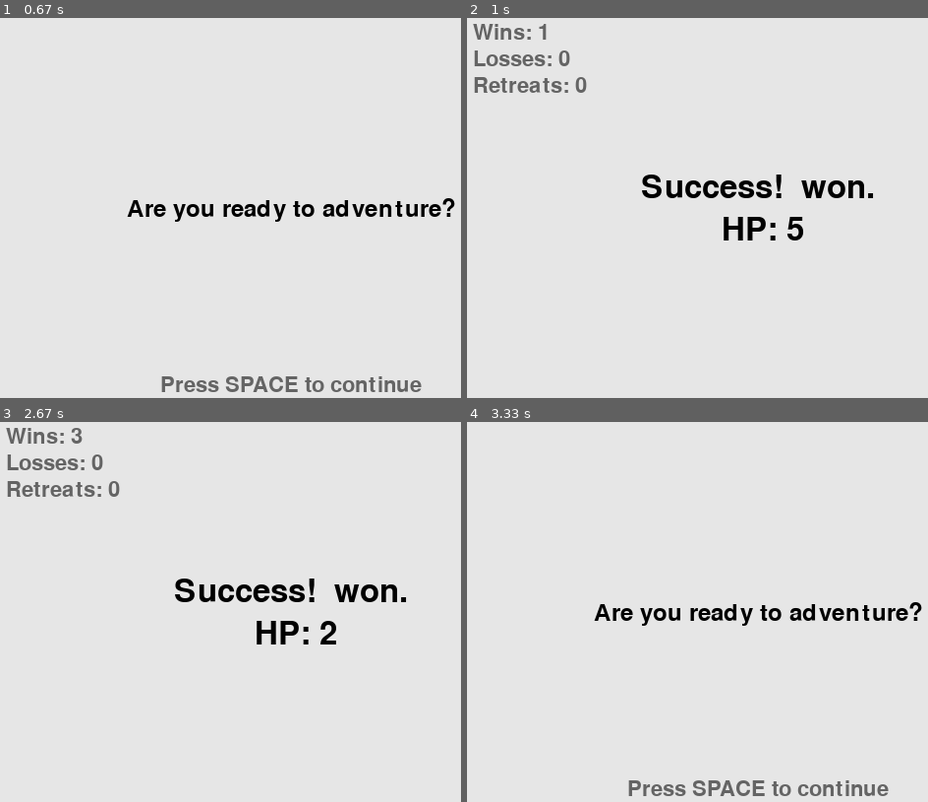
Above: before the commit, frames 1-4 (two rows, left to right).
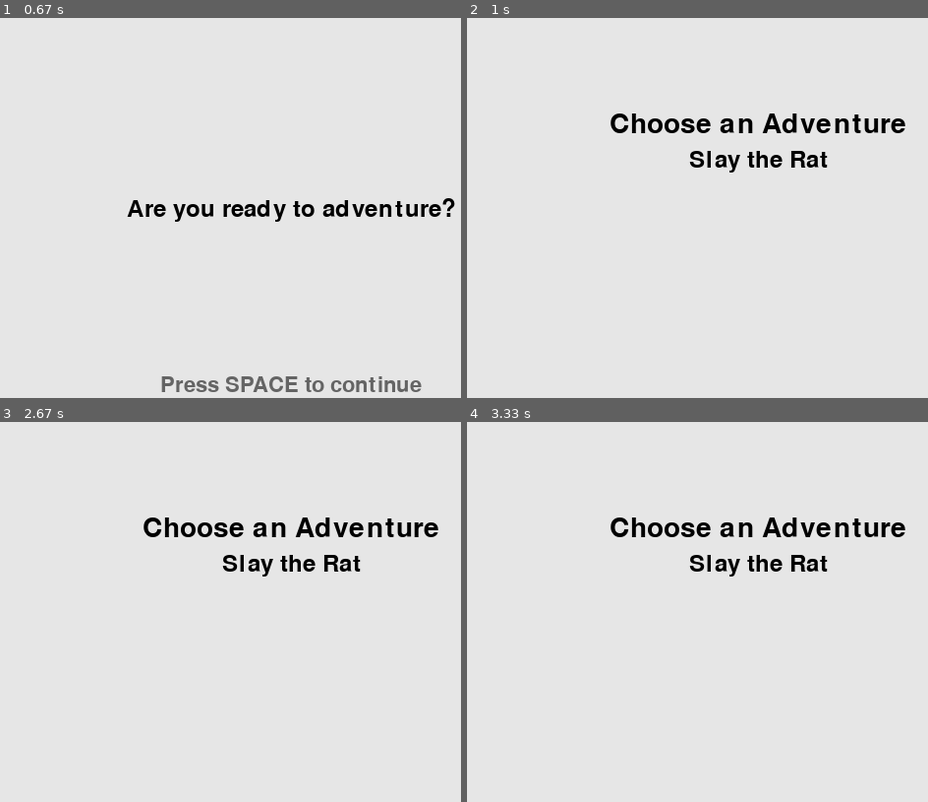
Above: after the commit, the same moments.

Repository: Josef-Gray/adorable-hopelessness
Game: pygame game, started from adhop.py
Same seed, same stepped clock (60 frames per second), same inputs: the game is played once before the commit and once after it.
Inputs (mouse positions are in pixels of both pictures, inside the frame that each line leads up to):
- Up to frame 1 (0.67 s): tap Enter at 0.33 s
- Up to frame 2 (1 s): tap Space at 0.67 s
- Up to frame 3 (2.67 s): click (290, 562) at 1.05 s, where only the run after the commit has a clickable "Slay the Rat"; move the mouse to (outside the picture) at 1.37 s; tap Space at 1.4, 1.7, 2.28, 2.62 s; click (290, 562) at 1.93 s, where only the run after the commit has a clickable "Slay the Rat"; move the mouse to (299, 653) at 2.25 s
- Up to frame 4 (3.33 s): tap Space at 2.92 s

Frame 1 is identical in both runs. In frame 2, 5.2% of the frame differs, in the area x 1-96%, y 1-59%; in frame 3, 5.2%; in frame 4, 4.7%.

Commit message:
Choose an Adventure (resolves #12)

Diff:
--- a/adhop.py
+++ b/adhop.py
@@ -3,7 +3,7 @@
 
 import flags
 import setup
-from adventure import start_adventure
+from adventure import choose_adventure, start_adventure
 from mission import Mission
 
 def main():
@@ -22,12 +22,17 @@
 
     stats = {'wins': 0, 'losses': 0, 'retreats': 0}
 
+    # Create mission list
+    missions = []
+    missions.append(Mission())
+
     # Loop ready / results
     while True:
         # Ready to adventure?
         setup.player_ready(screen, bg_color)
 
-        mission = Mission()
+        # Choose an adventure
+        mission = choose_adventure(screen, bg_color, missions)
 
         # Run adventure
         start_adventure(screen, bg_color, stats, avatar, mission)
--- a/adventure.py
+++ b/adventure.py
@@ -4,6 +4,61 @@
 import pygame
 
 from stats import draw_stats
+
+def choose_adventure(screen, bg_color, missions):
+    text_color = (0, 0, 0)
+    heading_font = pygame.font.SysFont(None, 42)
+    title_font = pygame.font.SysFont(None, 36)
+    screen_rect = screen.get_rect()
+
+    heading_msg = "Choose an Adventure"
+
+    # Render heading_msg, position at 0,0, and draw to surface
+    heading_msg_image = heading_font.render(heading_msg, True, text_color)
+    heading_msg_image_rect = heading_msg_image.get_rect()
+    heading_msg_image_rect.centerx = screen_rect.centerx
+    heading_msg_image_rect.y = screen_rect.centery / 2
+
+    # Grab bottom position of the heading for spacing next list entry
+    last_msg_bottom = heading_msg_image_rect.bottom + 5
+
+    # Render mission titles in list
+    title_msgs = []
+    i = 0
+    while i < len(missions):
+        title_msg = missions[i].title
+
+        # Render title_msg and position centered below last line
+        title_msg_image = title_font.render(title_msg, True, text_color)
+        title_msg_rect = title_msg_image.get_rect()
+        title_msg_rect.centerx = screen_rect.centerx
+        title_msg_rect.top = last_msg_bottom + 5
+        title_msgs.append(
+                {'mission': missions[i],
+                    'image': title_msg_image, 'rect': title_msg_rect})
+
+        last_msg_bottom = title_msg_rect.bottom
+
+        i += 1
+
+    while True:
+        for event in pygame.event.get():
+            if event.type == pygame.QUIT:
+                sys.exit()
+            elif event.type == pygame.MOUSEBUTTONDOWN:
+                for title_msg in title_msgs:
+                    if title_msg['rect'].collidepoint(
+                            pygame.mouse.get_pos()):
+                        return title_msg['mission']
+
+        screen.fill(bg_color)
+        screen.blit(heading_msg_image, heading_msg_image_rect)
+
+        for title_msg in title_msgs:
+            screen.blit(title_msg['image'], title_msg['rect'])
+
+        pygame.display.flip()
+
 
 def start_adventure(screen, bg_color, stats, avatar, mission):
     """Start a new adventure."""
--- a/mission.py
+++ b/mission.py
@@ -12,6 +12,9 @@
 
     def __init__(self):
         """Initialize mission attributes."""
+        # Create a title.
+        self.title = "Slay the Rat"
+
         # Create an enemy.
         self.enemy = Actor('Enemy')
         self.enemy.log_properties()
